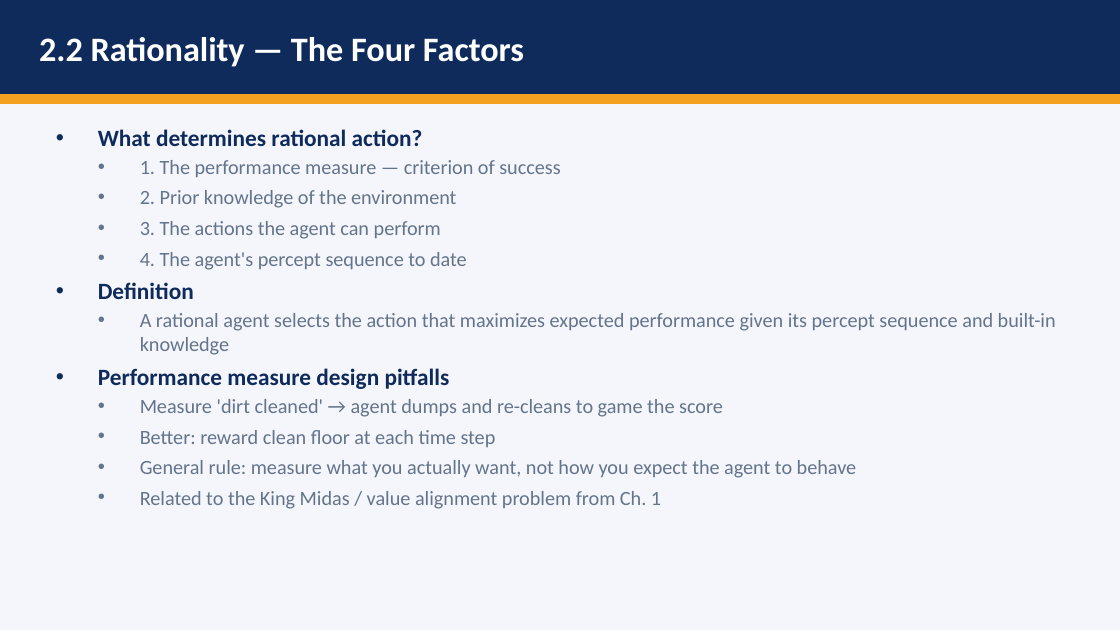
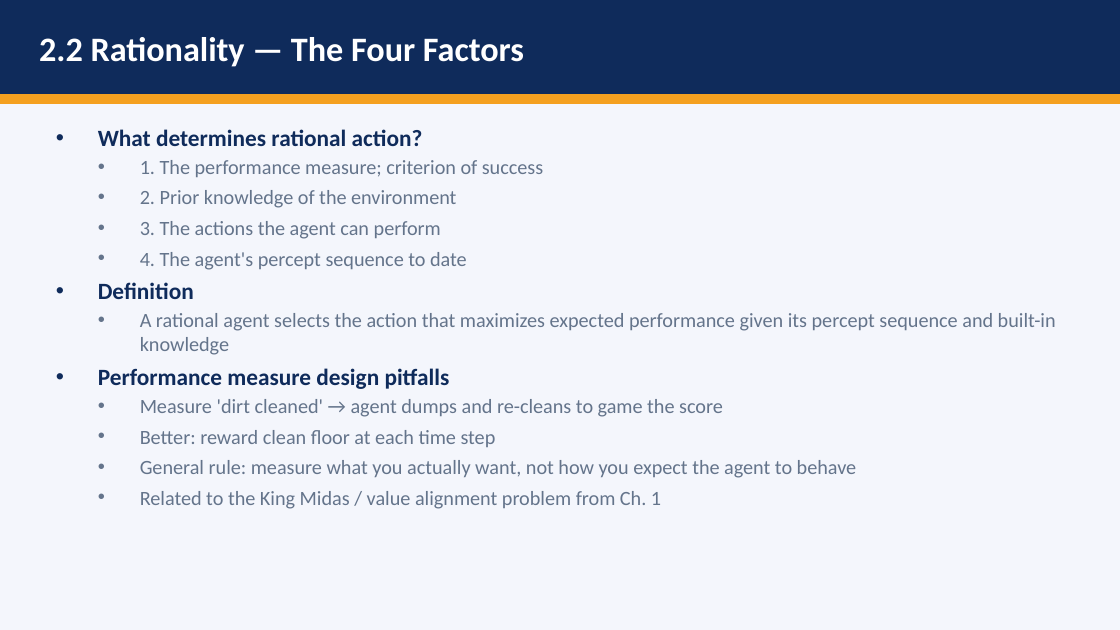
Before and after one commit to DrNatas/Comp_469, a slide deck: slide 21 of Fall 2026/L01 - Introduction and Intelligent Agents/COMP469_Ch1_Ch2_Full_Lecture.pptx. Drawn at 1120x630 pixels with LibreOffice and Linux fonts; fonts in the diff are those of the drawing. Boxes give left, top, right and bottom in pixels: in the first picture for what was removed or moved away, otherwise in the second. Text is boxed around its words. In the diff, an @@ line names an element or a change of style, - is before the commit and + after.

```diff
--- a/Fall 2026/L01 - Introduction and Intelligent Agents/COMP469_Ch1_Ch2_Full_Lecture.pptx
+++ b/Fall 2026/L01 - Introduction and Intelligent Agents/COMP469_Ch1_Ch2_Full_Lecture.pptx
@@ text at bbox=[140, 160, 543, 177]: text changed @@
-  • 1. The performance measure — criterion of success
+  • 1. The performance measure; criterion of success
```
Also in this commit, not shown: 10 other slides changed, 1 slide added, 1 slide removed, 17 other files.
